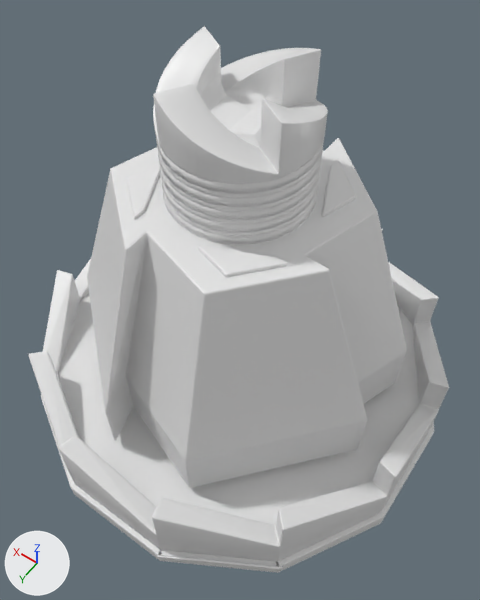
Renders of the Blender file Assets/Models/RoomObjects/InvaderCore/InvaderCore.blend from each side of a commit.
Before and after are seen from a camera (50 mm lens) standing at (-1.09, 1.53, 2.99) and looking at (-0.06, 0.09, 0.74). Every picture has the same lights, and +X, +Y and +Z are marked at lower left. The picture after the commit comes second.

Objects in the first picture: 'Core', 'Top', 'TopPLevel1', 'TopPLevel2', 'TopPLevel3', 'TopPLevel4', 'TopPlevel5', 'Walls'.
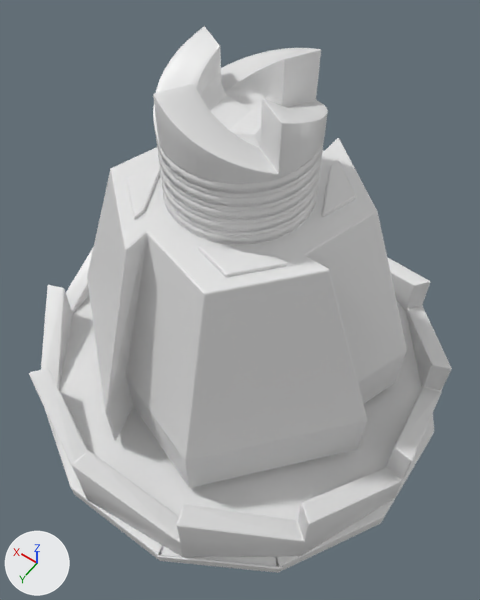
The edits, one by one:
Object 'Walls' (ob_walls) turns from (0, 0, 0) to (0, 0, 6) degrees about x, y and z.

What differs and where, as boxes (x1, y1, x2, y2) in the pictures (480 x 600 px):
'Walls', turned: before (28, 229, 449, 562); after (29, 246, 452, 557)
